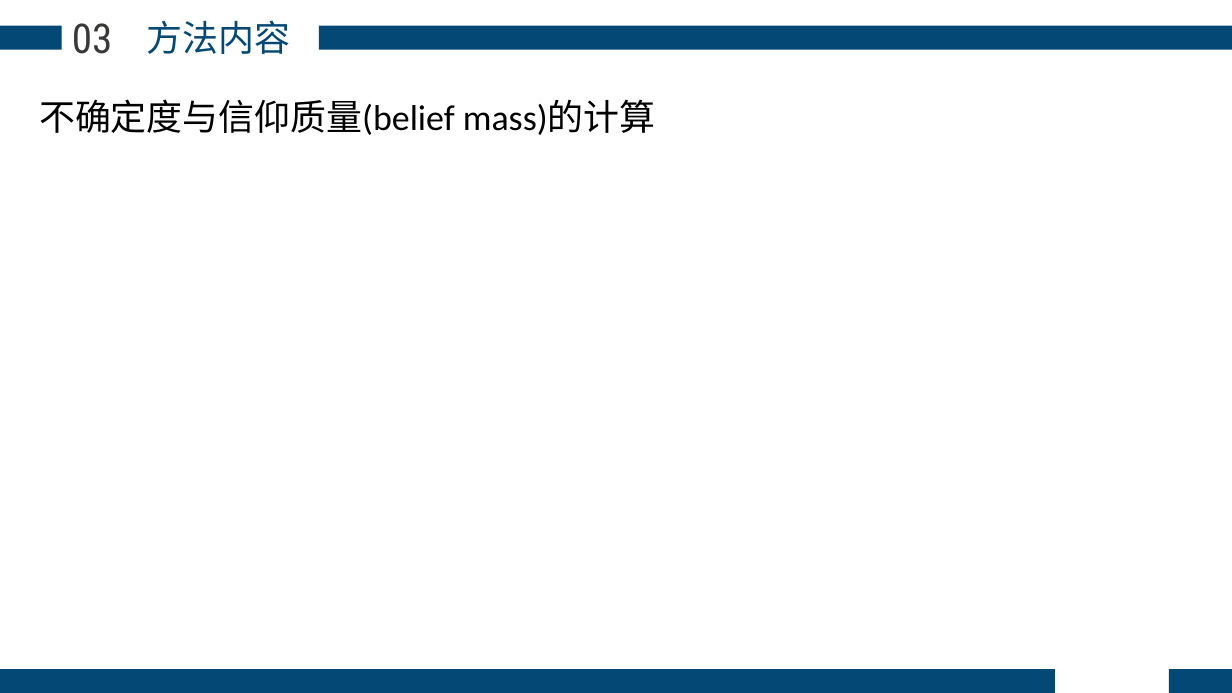
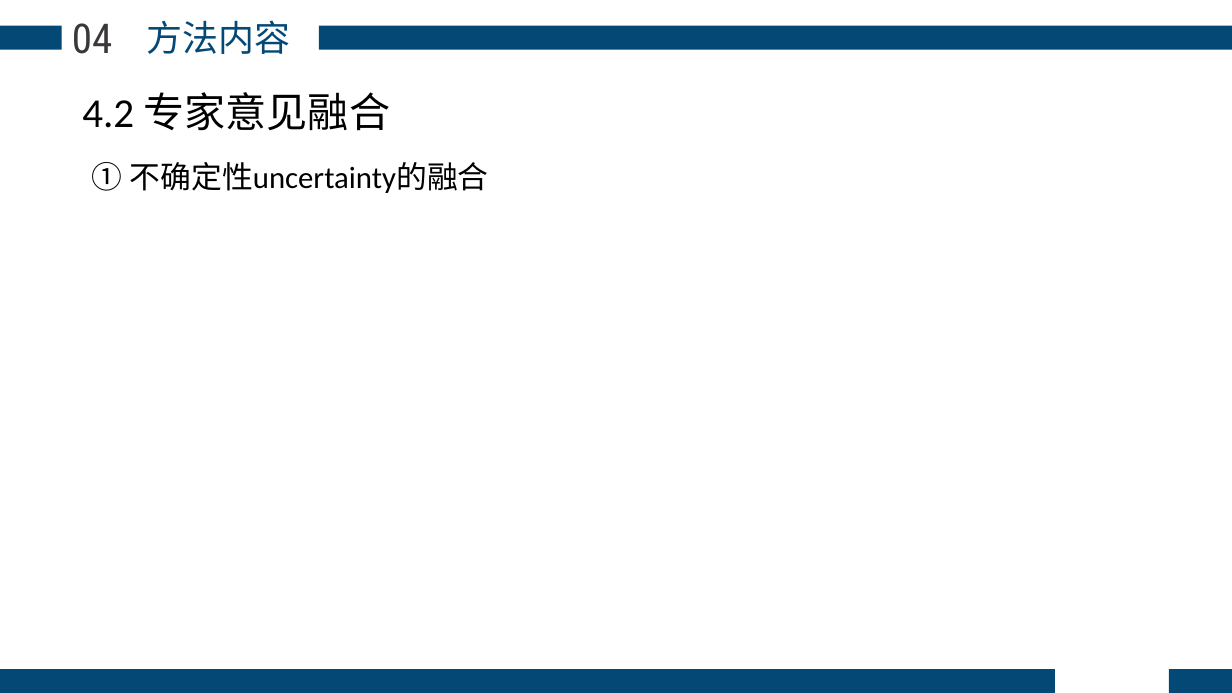
Before and after one commit to phuan-s/remote-repo, a slide deck: slide 11 of 研一上论文分享.pptx (slide 10 before the commit). Drawn at 1232x693 pixels with LibreOffice and Linux fonts; fonts in the diff are those of the drawing. Boxes give left, top, right and bottom in pixels: in the first picture for what was removed or moved away, otherwise in the second. Text is boxed around its words. In the diff, an @@ line names an element or a change of style, - is before the commit and + after.

```diff
--- a/研一上论文分享.pptx
+++ b/研一上论文分享.pptx
@@ text at box(72, 23, 112, 54): text changed @@
-03
+04
@@ text removed at box(39, 99, 655, 135) @@
-不确定度与信仰质量(belief mass)的计算
@@ text added at box(82, 92, 390, 131), 32 pt, text #000000 @@
+4.2 专家意见融合
@@ text added at box(92, 162, 489, 193), 24 pt, text #000000 @@
+① 不确定性uncertainty的融合
```
Also in this commit, not shown: 2 other slides changed, 1 slide added, 15 other files.
